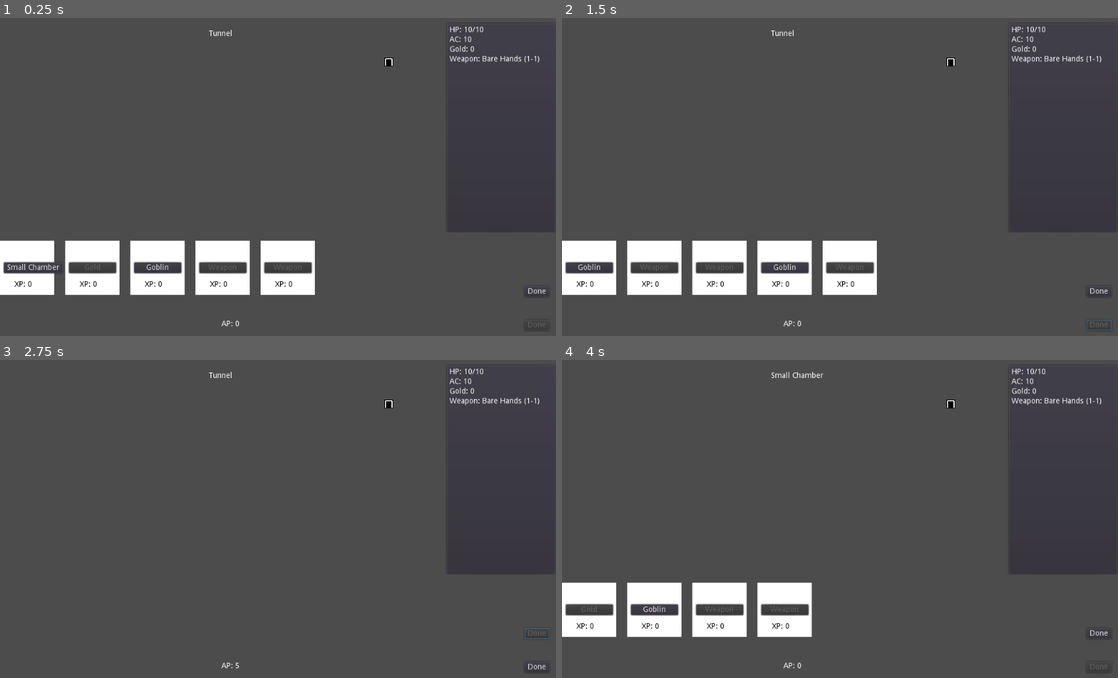
Above: before the commit, frames 1-4 (two rows, left to right).
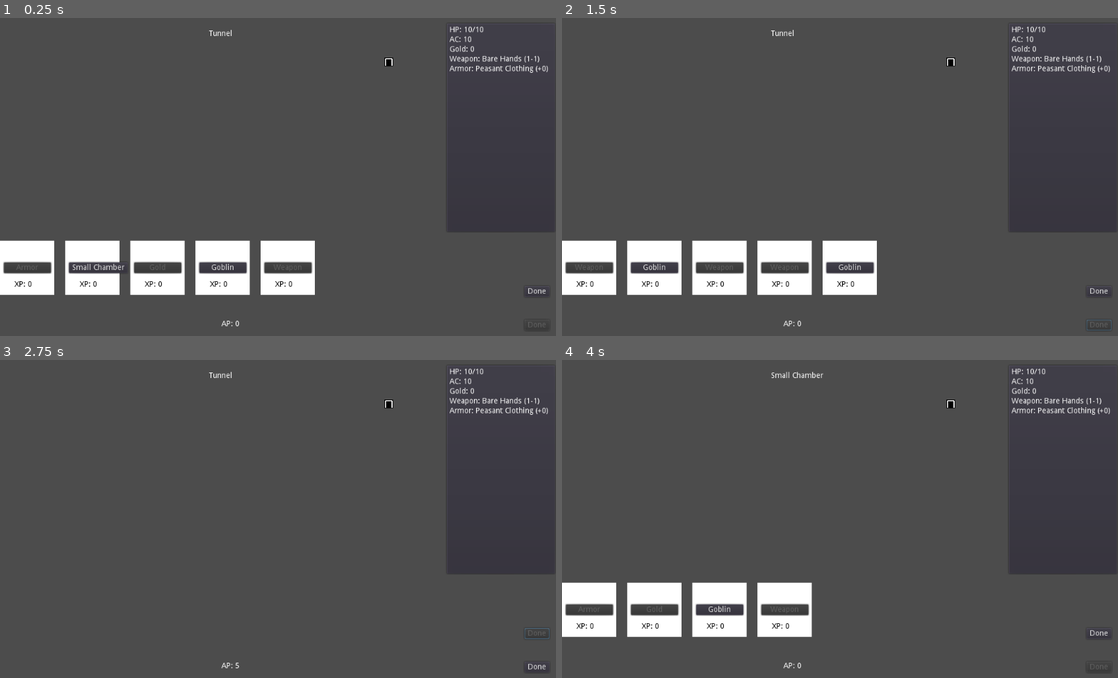
Above: after the commit, the same moments.

Repository: doctor-g/7DRL-2021
Game: Godot game, scene res://src/Game.tscn
Two runs of this game, one before a commit and one after it. Both use one fixed random seed, a clock stepped at 60 frames per second and the inputs below.
Inputs:
- Up to frame 1 (0.25 s): no input
- Up to frame 2 (1.5 s): click "Done" at 0.5 s; click "Done" at 1.25 s
- Up to frame 3 (2.75 s): click "Done" at 2 s
- Up to frame 4 (4 s): click "Done" at 2.75 s; click "Small Chamber" at 3.5 s

The runs differ from the first frame. In frame 1, 0.5% of the frame differs, in the area x 1-99%, y 14-81%; in frame 2, 0.4%; in frame 3, 0.2%; in frame 4, 0.3%.

Commit message:
Add leather armor

Diff:
--- /dev/null
+++ b/project/src/Armor/Armor.gd
@@ -0,0 +1,10 @@
+extends Node
+
+var ac_bonus := 0
+
+func _init(_ac_bonus).():
+	ac_bonus = _ac_bonus
+
+
+func get_name() -> String:
+	return "%s (+%d)" % [name, ac_bonus]
--- /dev/null
+++ b/project/src/Armor/LeatherArmor.gd
@@ -0,0 +1,4 @@
+extends "res://src/Armor/Armor.gd"
+
+func _init().(+2):
+	name = "Leather Armor"
--- /dev/null
+++ b/project/src/Armor/PeasantClothes.gd
@@ -0,0 +1,4 @@
+extends "res://src/Armor/Armor.gd"
+
+func _init().(0):
+	name = "Peasant Clothing"
--- /dev/null
+++ b/project/src/Cards/Armor.gd
@@ -0,0 +1,16 @@
+extends Node
+
+func _init():
+	name = "Armor"
+
+
+func can_play(game:Game) -> bool:
+	return game.has_monster() and game.count_items() < game.room.max_items
+
+
+func execute(game:Game) -> void:
+	var armor = preload("res://src/Items/Item.tscn").instance()
+	armor.frame = 81
+	armor.type = load("res://src/Items/ArmorType.gd").new()
+	armor.type.armor = load("res://src/Armor/LeatherArmor.gd").new()
+	game.add_item(armor)
--- a/project/src/Game.gd
+++ b/project/src/Game.gd
@@ -19,8 +19,8 @@
 	$PlayerInfoPanel.init(player)
 
 	# Load the cards
-	var test = ["SmallChamber.gd", "Gold.gd", "Goblin.gd", "Weapon.gd", "Weapon.gd", "Goblin.gd", "Weapon.gd",
-	 "Weapon.gd", "Goblin.gd", "Weapon.gd"]
+	var test = ["Armor.gd", "SmallChamber.gd", "Gold.gd", "Goblin.gd", "Weapon.gd", "Weapon.gd", "Goblin.gd", "Weapon.gd",
+	 "Weapon.gd", "Goblin.gd"]
 	for script in test:
 		var card = _Card.instance()
 		card.command = load("res://src/Cards/%s" % script).new()
--- /dev/null
+++ b/project/src/Items/ArmorType.gd
@@ -0,0 +1,6 @@
+extends Node
+
+var armor
+
+func pickup(player)->void:
+	player.armor = armor
--- a/project/src/OneBitSprite.tscn
+++ b/project/src/OneBitSprite.tscn
@@ -6,4 +6,4 @@
 texture = ExtResource( 1 )
 vframes = 22
 hframes = 48
-frame = 803
+frame = 81
--- a/project/src/Player.gd
+++ b/project/src/Player.gd
@@ -1,13 +1,17 @@
 extends Node
+
+const _BASE_AC := 10
 
 signal hp_changed
 signal weapon_changed
+signal armor_changed
 signal gold_changed
 signal ac_changed
 
 var max_hp := 10
 var hp := max_hp setget _set_hp
 var weapon = load("res://src/Weapons/BareHands.gd").new() setget _set_weapon
+var armor = load("res://src/Armor/PeasantClothes.gd").new()  setget _set_armor
 var gold := 0 setget _set_gold
 var ac := 10 setget _set_ac
 
@@ -22,6 +26,12 @@
 	emit_signal("weapon_changed")
 
 
+func _set_armor(value):
+	armor = value
+	emit_signal("armor_changed")
+	_set_ac(_BASE_AC + armor.ac_bonus)
+
+
 func _set_gold(value):
 	gold = value
 	emit_signal("gold_changed")
--- a/project/src/UI/PlayerInfoPanel.gd
+++ b/project/src/UI/PlayerInfoPanel.gd
@@ -2,14 +2,15 @@
 
 onready var _hp_label := $VBoxContainer/HPLabel
 onready var _weapon_label := $VBoxContainer/WeaponLabel
+onready var _armor_label := $VBoxContainer/ArmorLabel
 onready var _gold_label := $VBoxContainer/GoldLabel
 onready var _ac_label := $VBoxContainer/ACLabel
-
 
 func init(player):
 	# Set up connections
 	player.connect("hp_changed", self, "_on_Player_hp_changed", [player])
 	player.connect("weapon_changed", self, "_on_Player_weapon_changed", [player])
+	player.connect("armor_changed", self, "_on_Player_armor_changed", [player])
 	player.connect("gold_changed", self, "_on_Player_gold_changed", [player])
 	player.connect("ac_changed", self, "_on_Player_ac_changed", [player])
 
@@ -18,6 +19,7 @@
 	_on_Player_weapon_changed(player)
 	_on_Player_gold_changed(player)
 	_on_Player_ac_changed(player)
+	_on_Player_armor_changed(player)
 
 
 func _on_Player_hp_changed(player):
@@ -34,3 +36,7 @@
 
 func _on_Player_ac_changed(player):
 	_ac_label.text = "AC: %d" % player.ac
+
+
+func _on_Player_armor_changed(player):
+	_armor_label.text = "Armor: %s" % player.armor.get_name()
--- a/project/src/UI/PlayerInfoPanel.tscn
+++ b/project/src/UI/PlayerInfoPanel.tscn
@@ -41,3 +41,9 @@
 margin_right = 1010.0
 margin_bottom = 68.0
 text = "Weapon: XYZ"
+
+[node name="ArmorLabel" type="Label" parent="VBoxContainer"]
+margin_top = 72.0
+margin_right = 1010.0
+margin_bottom = 86.0
+text = "Armor: XYZ"
